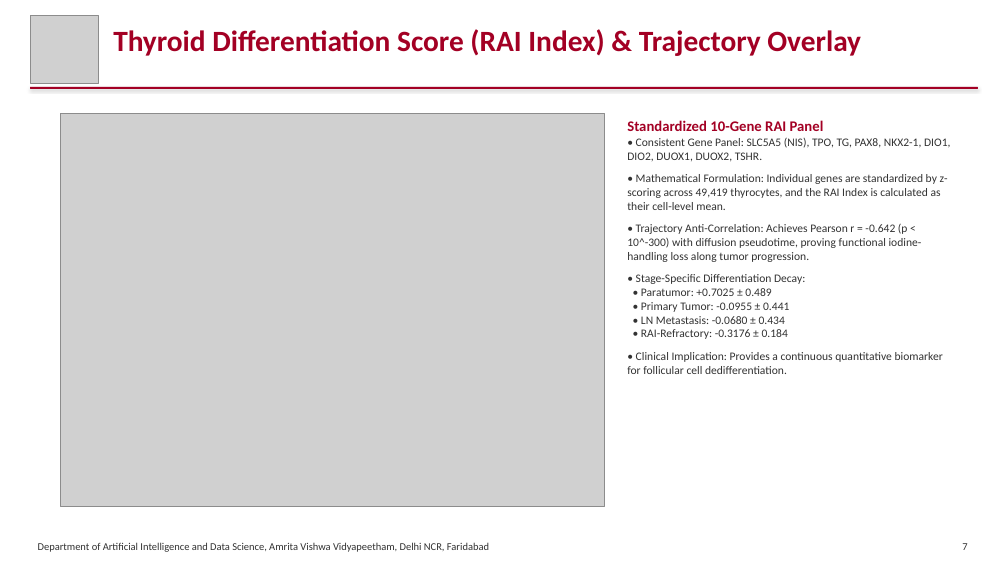
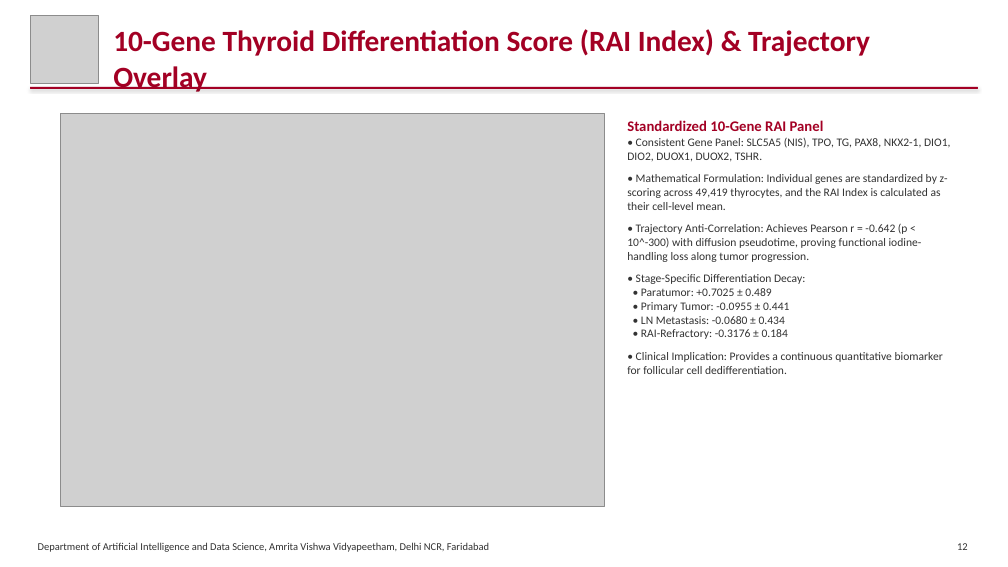
Before and after one commit to SatyaKrishna2811/thyroid_scRNA, a slide deck: slide 12 of Single-Cell Trajectory Mapping of Radioiodine Refractoriness in Thyroid Cancer_EndTerm.pptx (slide 7 before the commit). Drawn at 1008x567 pixels with LibreOffice and Linux fonts; fonts in the diff are those of the drawing; grey boxes stand for pictures. Boxes give left, top, right and bottom in pixels: in the first picture for what was removed or moved away, otherwise in the second. Text is boxed around its words. In the diff, an @@ line names an element or a change of style, - is before the commit and + after.

```diff
--- a/Single-Cell Trajectory Mapping of Radioiodine Refractoriness in Thyroid Cancer_EndTerm.pptx
+++ b/Single-Cell Trajectory Mapping of Radioiodine Refractoriness in Thyroid Cancer_EndTerm.pptx
@@ text at (113, 29, 870, 92): text changed @@
-Thyroid Differentiation Score (RAI Index) & Trajectory Overlay
+10-Gene Thyroid Differentiation Score (RAI Index) & Trajectory Overlay
@@ text at (957, 543, 968, 550): text changed @@
-7
+12
```
Also in this commit, not shown: 14 other slides changed, 5 slides added.
